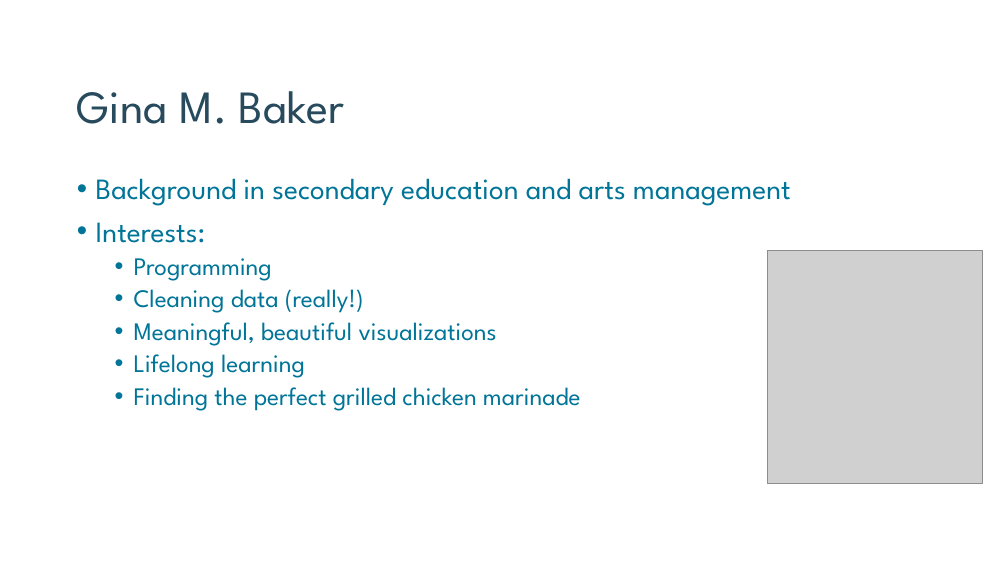
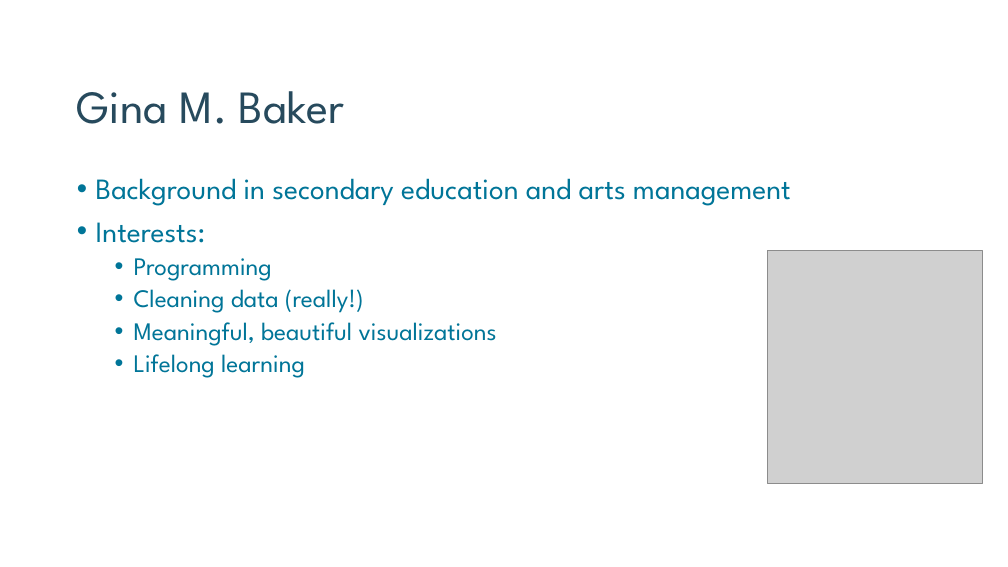
Before and after one commit to FSCJ-FacultyDev/HITEC2023, a slide deck: slide 2 of GBaker_Equitable_Data_Viz_UPLOAD.pptx. Drawn at 1008x567 pixels with LibreOffice and Linux fonts; fonts in the diff are those of the drawing; grey boxes stand for pictures; background and template pictures are left out. Boxes give left, top, right and bottom in pixels: in the first picture for what was removed or moved away, otherwise in the second. Text is boxed around its words. In the diff, an @@ line names an element or a change of style, - is before the commit and + after.

```diff
--- a/GBaker_Equitable_Data_Viz_UPLOAD.pptx
+++ b/GBaker_Equitable_Data_Viz_UPLOAD.pptx
@@ text at [134,387,581,411]: paragraph removed @@
-  • Finding the perfect grilled chicken marinade
```
Also in this commit, not shown: 2 other slides changed.
